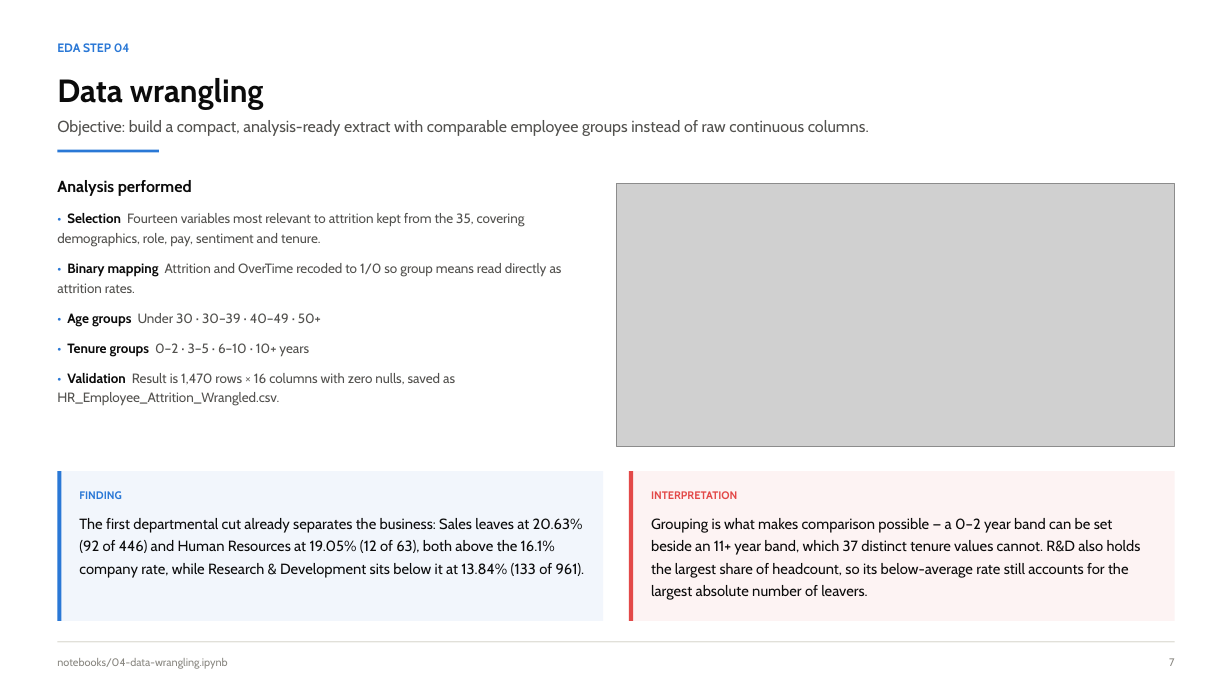
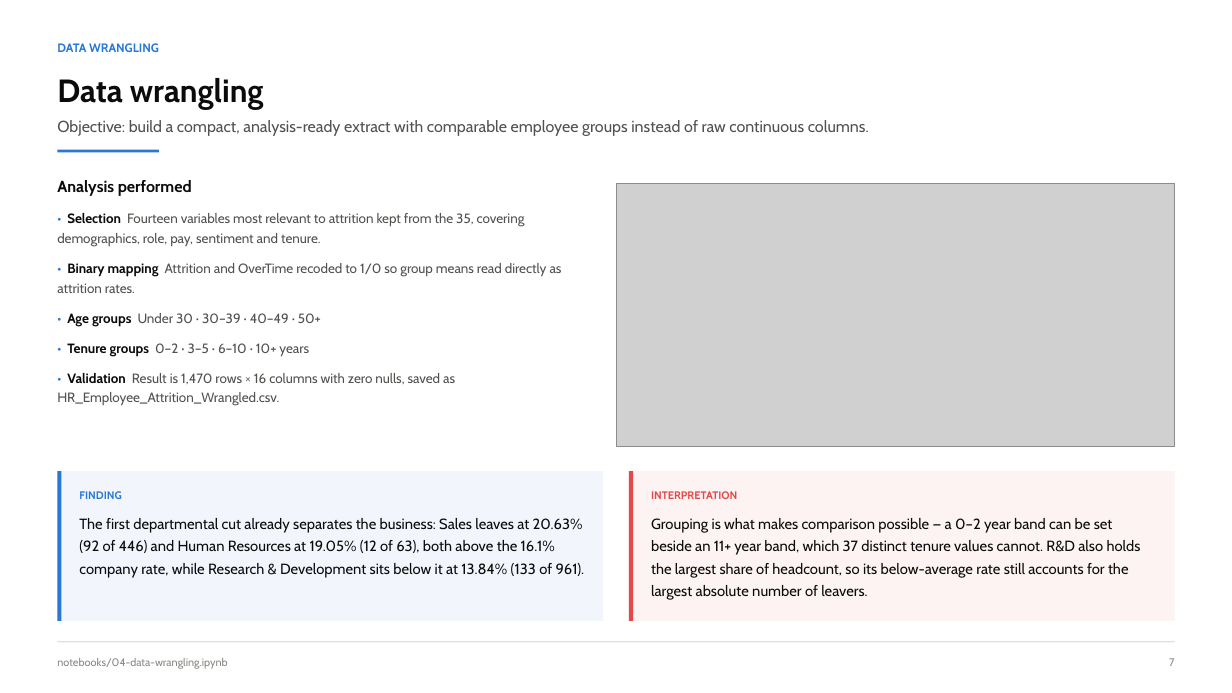
Before and after one commit to NPower-JDA-Cohort-2026/ibm-analytics-attrition-eda, a slide deck: slide 6 of presentation/IBM_Attrition_EDA_Team_Presentation.pptx (slide 8 before the commit). Drawn at 1232x693 pixels with LibreOffice and Linux fonts; fonts in the diff are those of the drawing; grey boxes stand for pictures. Boxes give left, top, right and bottom in pixels: in the first picture for what was removed or moved away, otherwise in the second. Text is boxed around its words. In the diff, an @@ line names an element or a change of style, - is before the commit and + after.

```diff
--- a/presentation/IBM_Attrition_EDA_Team_Presentation.pptx
+++ b/presentation/IBM_Attrition_EDA_Team_Presentation.pptx
@@ text removed at bbox=[57, 43, 130, 52] @@
-EDA STEP 04
@@ text added at bbox=[57, 43, 159, 52], 9.5 pt, text #2A78D6, bold @@
+DATA WRANGLING
```
Also in this commit, not shown: 12 other slides changed.
